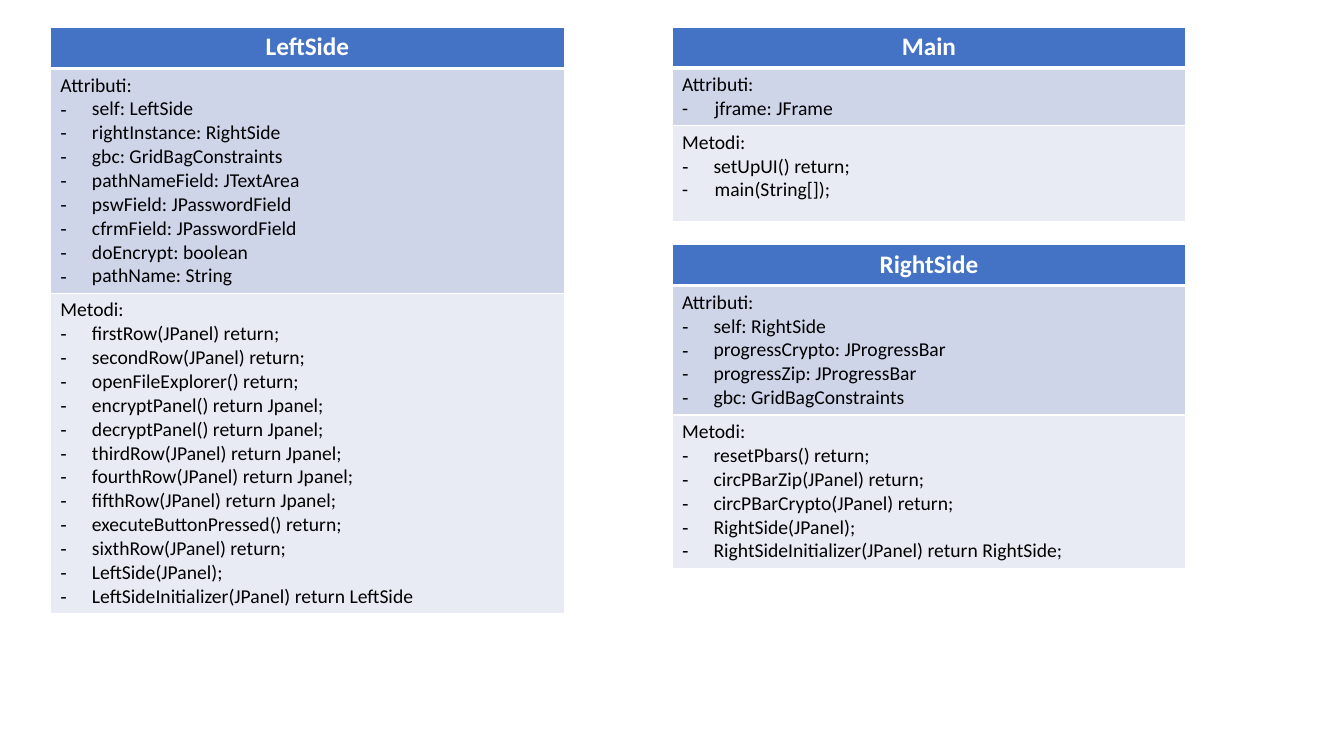
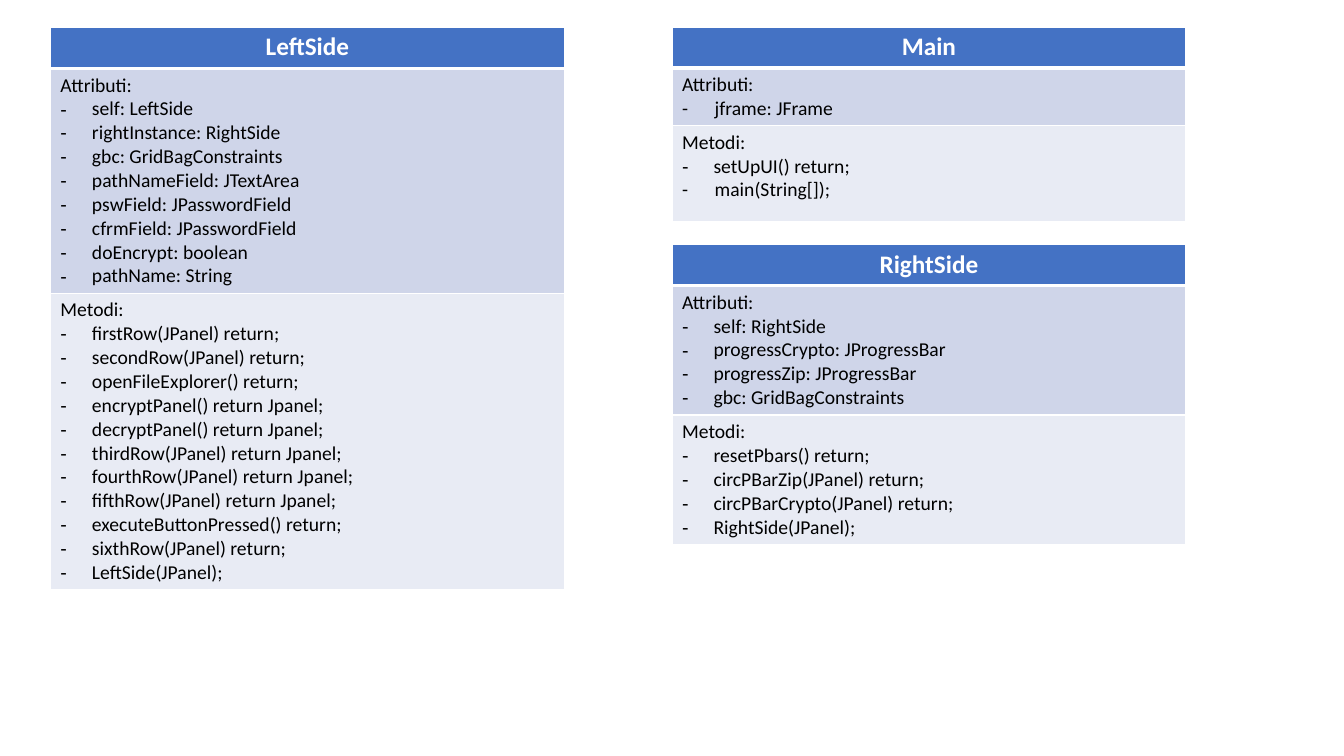
Before and after one commit to Allen35/SecureD, a slide deck: slide 4 of Documentation/Class diagram.pptx. Drawn at 1344x756 pixels with LibreOffice and Linux fonts; fonts in the diff are those of the drawing. Boxes give left, top, right and bottom in pixels: in the first picture for what was removed or moved away, otherwise in the second. Text is boxed around its words. In the diff, an @@ line names an element or a change of style, - is before the commit and + after.

```diff
--- a/Documentation/Class diagram.pptx
+++ b/Documentation/Class diagram.pptx
@@ table at [50,27,565,586] @@
-row 3, column 1: Metodi: / firstRow(JPanel) return; / secondRow(JPanel) return; / openFileExplorer() return; / encryptPanel() return Jpanel; / decryptPanel() return Jpanel; / thirdRow(JPanel) return Jpanel; / fourthRow(JPanel) return Jpanel; / fifthRow(JPanel) return Jpanel; / executeButtonPressed() return; / sixthRow(JPanel) return; / LeftSide(JPanel); / LeftSideInitializer(JPanel) return LeftSide
+row 3, column 1: Metodi: / firstRow(JPanel) return; / secondRow(JPanel) return; / openFileExplorer() return; / encryptPanel() return Jpanel; / decryptPanel() return Jpanel; / thirdRow(JPanel) return Jpanel; / fourthRow(JPanel) return Jpanel; / fifthRow(JPanel) return Jpanel; / executeButtonPressed() return; / sixthRow(JPanel) return; / LeftSide(JPanel);
@@ table at [673,244,1187,542] @@
-row 3, column 1: Metodi: / resetPbars() return; / circPBarZip(JPanel) return; / circPBarCrypto(JPanel) return; / RightSide(JPanel); / RightSideInitializer(JPanel) return RightSide;
+row 3, column 1: Metodi: / resetPbars() return; / circPBarZip(JPanel) return; / circPBarCrypto(JPanel) return; / RightSide(JPanel);
```
Also in this commit, not shown: 3 other slides changed, 1 slide added, 25 other files.
